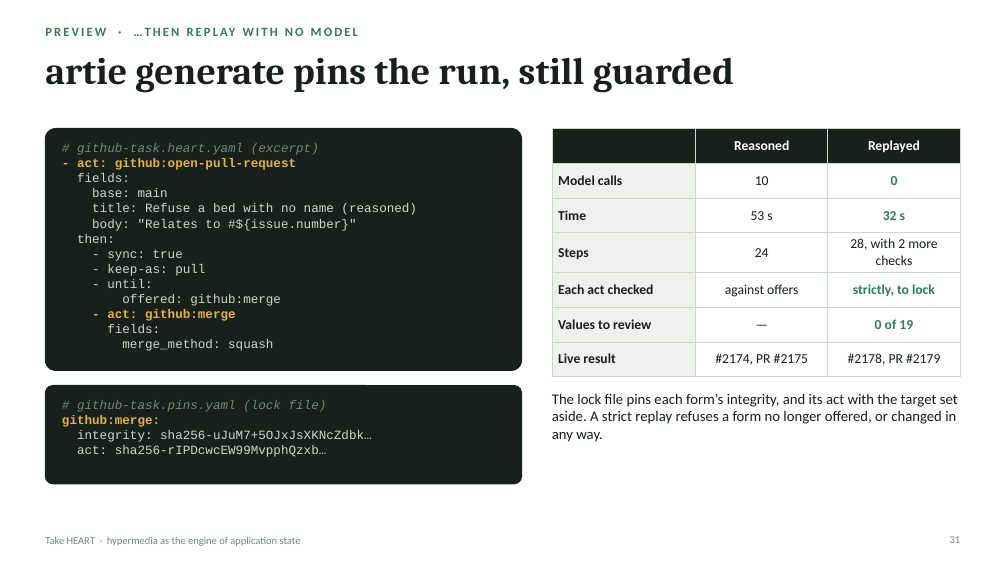
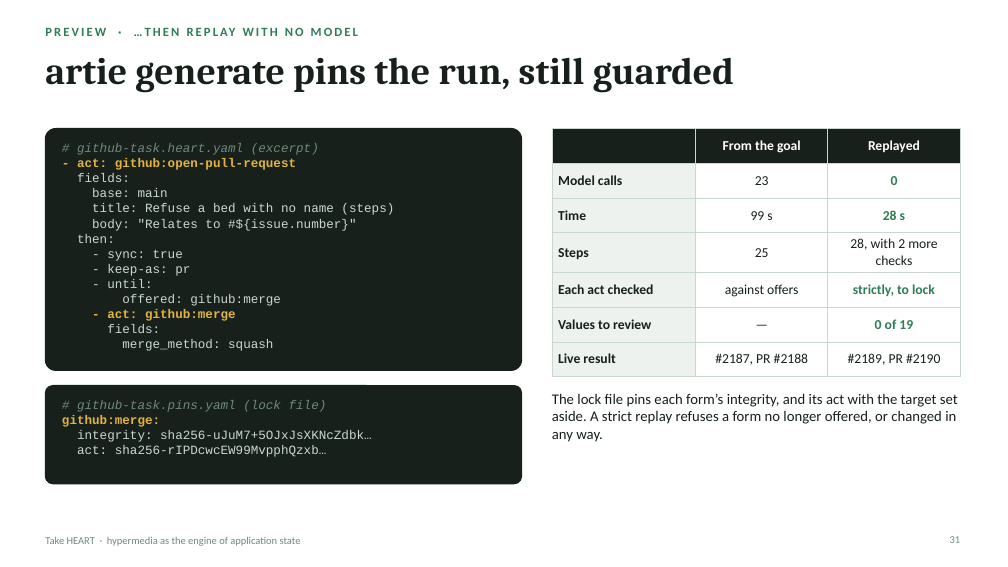
Before and after one commit to JogoShugh/heart-rise-artie, a slide deck: slide 31 of docs/decks/take-heart/Take_HEART_1_2.pptx. Drawn at 1008x567 pixels with LibreOffice and Linux fonts; fonts in the diff are those of the drawing. Boxes give left, top, right and bottom in pixels: in the first picture for what was removed or moved away, otherwise in the second. Text is boxed around its words. In the diff, an @@ line names an element or a change of style, - is before the commit and + after.

```diff
--- a/docs/decks/take-heart/Take_HEART_1_2.pptx
+++ b/docs/decks/take-heart/Take_HEART_1_2.pptx
@@ table at (552,129,960,369) @@
-row 1, column 2: Reasoned
+row 1, column 2: From the goal
-row 2, column 2: 10
+row 2, column 2: 23
-row 3, column 2: 53 s
+row 3, column 2: 99 s
-row 3, column 3: 32 s
+row 3, column 3: 28 s
-row 4, column 2: 24
+row 4, column 2: 25
-row 7, column 2: #2174, PR #2175
+row 7, column 2: #2187, PR #2188
-row 7, column 3: #2178, PR #2179
+row 7, column 3: #2189, PR #2190
@@ text at (92,203,394,215): text changed @@
-title: Refuse a bed with no name (reasoned)
+title: Refuse a bed with no name (steps)
@@ text at (107,264,190,276): text changed @@
-- keep-as: pull
+- keep-as: pr
```
Also in this commit, not shown: 5 other slides changed, 26 other files.
